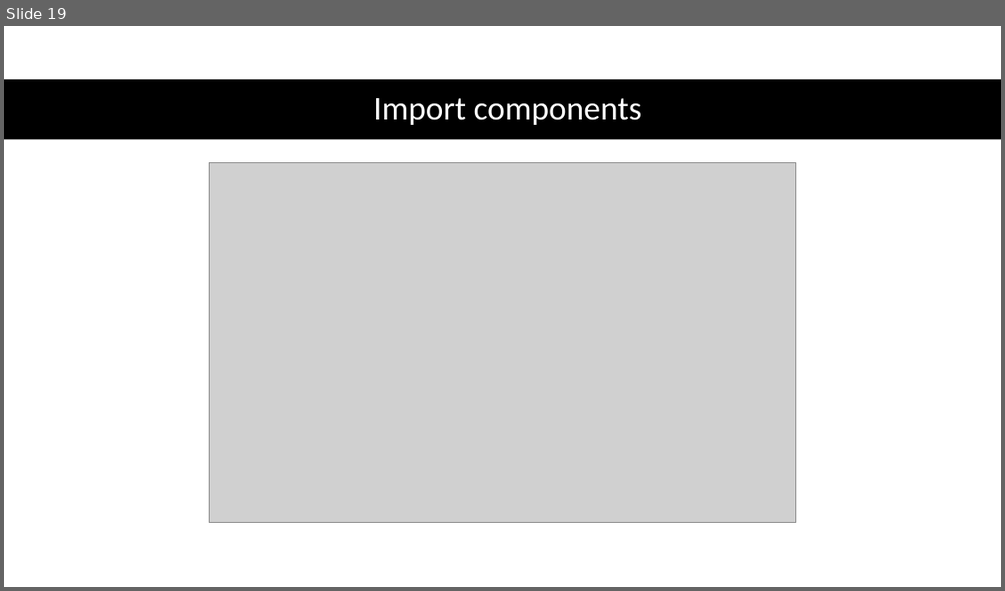
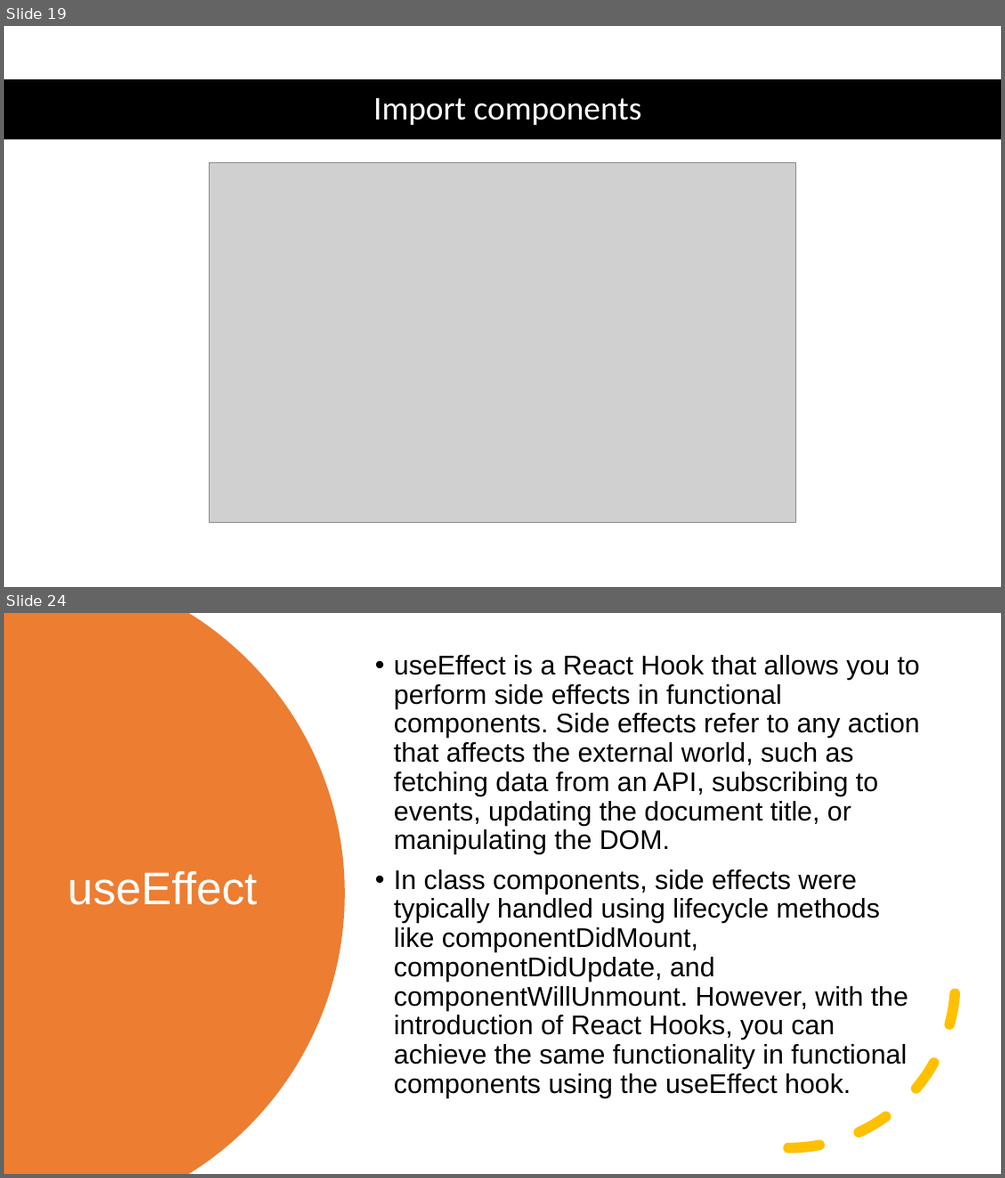
Before and after one commit to 1shaked/full-stack, a slide deck: 24ass/reactNext.pptx. Shown one above the other, each under a label of ours: slide 19 before the commit, slides 19 and 24 after it; the slides between them are not shown. The pictures are 1005x591 and 1005x1178 pixels, drawn with LibreOffice and Linux fonts; fonts in the diff are those of the drawing; grey boxes stand for pictures. Boxes give left, top, right and bottom in pixels: in the first picture for what was removed or moved away, otherwise in the second. Text is boxed around its words. In the diff, an @@ line names an element or a change of style, - is before the commit and + after.

Commit message:
react

```diff
--- a/24ass/reactNext.pptx
+++ b/24ass/reactNext.pptx
@@ slide 24 added at bbox=[4, 613, 1001, 1174], background #FFFFFF @@
@@ freeform shape added at bbox=[4, 613, 345, 1174], fill #ED7D31 @@
@@ text added at bbox=[394, 655, 920, 1098], 26 pt, text #000000 @@
+• useEffect is a React Hook that allows you to perform side effects in functional components. Side effects refer to any action that affects the external world, such as fetching data from an API, subscribing to events, updating the document title, or manipulating the DOM.
+• In class components, side effects were typically handled using lifecycle methods like componentDidMount, componentDidUpdate, and componentWillUnmount. However, with the introduction of React Hooks, you can achieve the same functionality in functional components using the useEffect hook.
@@ arc (boxed as its full ellipse) added at bbox=[622, 814, 956, 1149], outline #FFC000 10 pt dashed @@
@@ title added at bbox=[67, 871, 257, 905], 44 pt, text #FFFFFF @@
+useEffect
```
Also in this commit, not shown: 10 slides changed, 5 other slides added, 7 other files.
